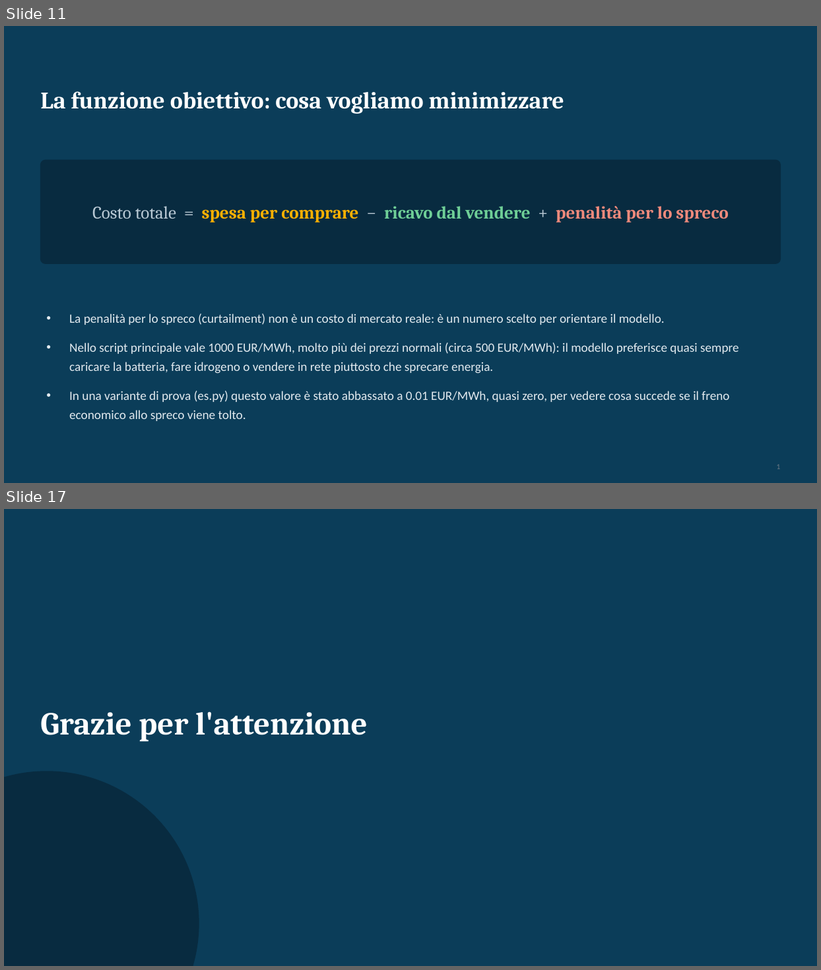
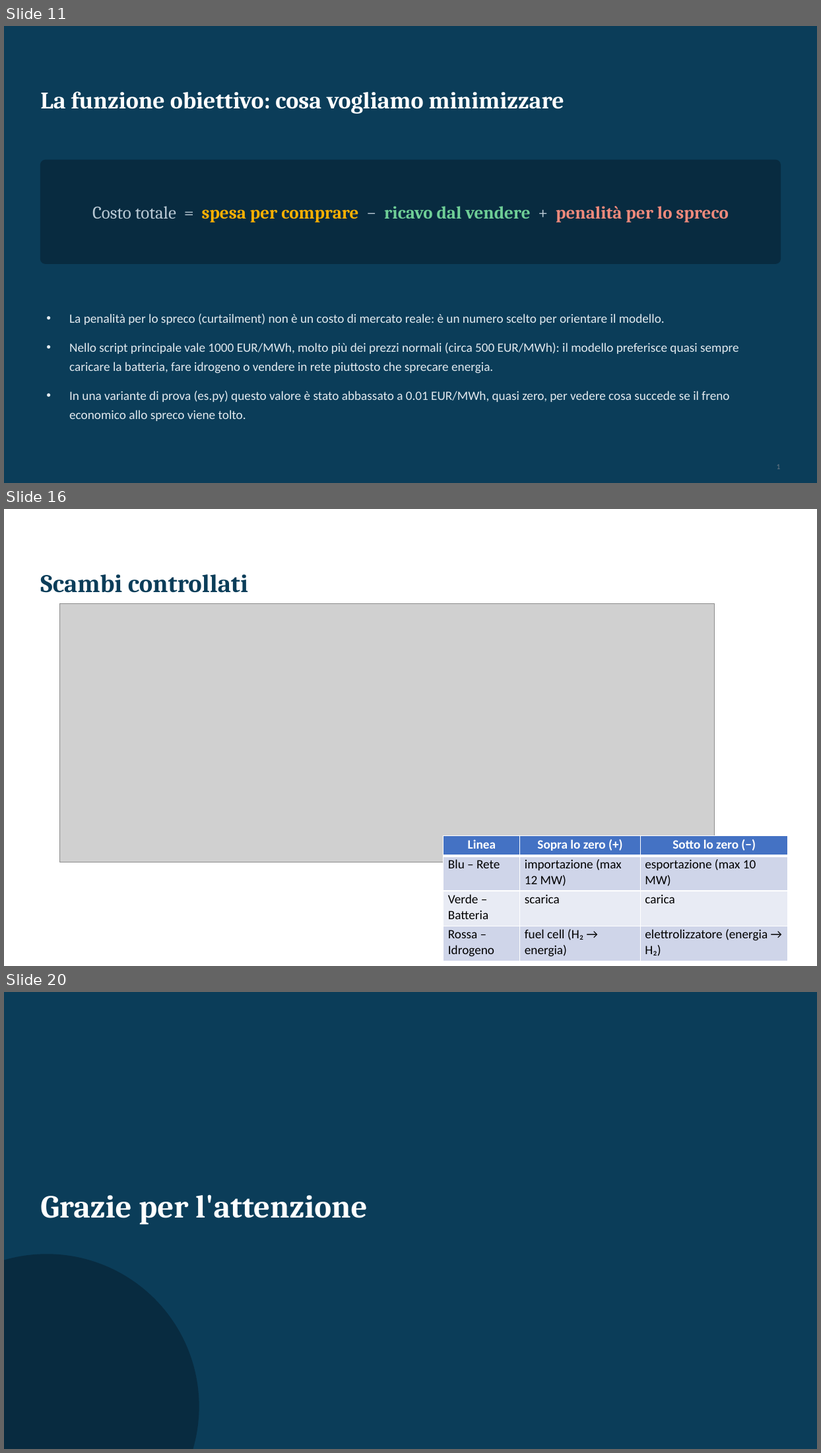
Before and after one commit to Claudyia/power-grid-optimization, a slide deck: esame/Project16_Presentazione.pptx. Shown one above the other, each under a label of ours: slides 11 and 17 before the commit, slides 11, 16 and 20 after it; the slides between them are not shown. The pictures are 821x970 and 821x1453 pixels, drawn with LibreOffice and Linux fonts; fonts in the diff are those of the drawing; grey boxes stand for pictures. Boxes give left, top, right and bottom in pixels: in the first picture for what was removed or moved away, otherwise in the second. Text is boxed around its words. In the diff, an @@ line names an element or a change of style, - is before the commit and + after.

```diff
--- a/esame/Project16_Presentazione.pptx
+++ b/esame/Project16_Presentazione.pptx
@@ slide 16 added at (4,509,817,966), background #FFFFFF @@
@@ text added at (40,574,248,593), 30 pt, text #0B3D59, bold @@
+Scambi controllati
@@ picture added at (60,603,715,862) @@
@@ table added at (444,836,789,961), 4 rows, 3 columns @@
+Linea | Sopra lo zero (+) | Sotto lo zero (−)
+Blu – Rete | importazione (max 12 MW) | esportazione (max 10 MW)
+Verde – Batteria | scarica | carica
+Rossa – Idrogeno | fuel cell (H₂ → energia) | elettrolizzatore (energia → H₂)
@@ what was slide 17 is now slide 20 @@
```
Also in this commit, not shown: 8 slides changed, 2 other slides added, 3 other files.
